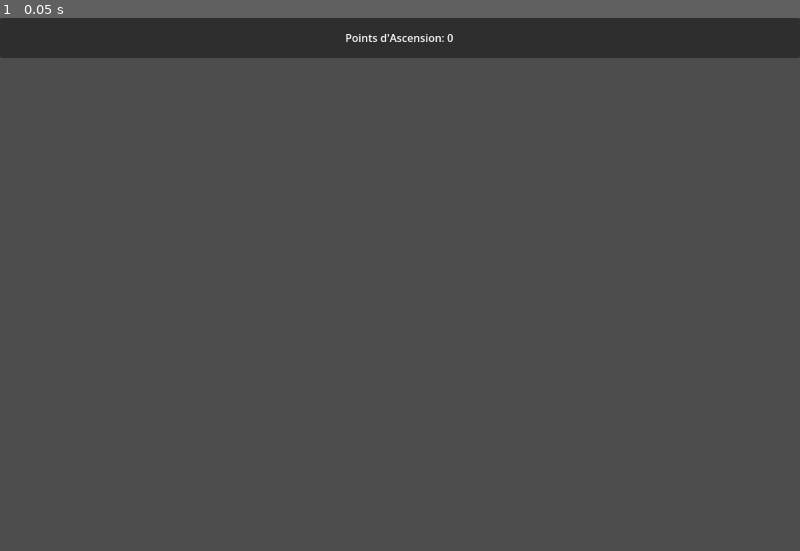
Above: before the commit, frame 1.
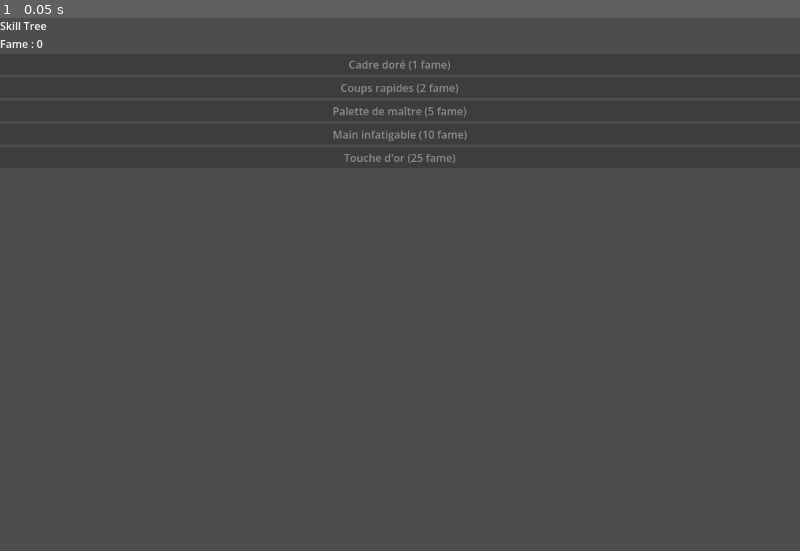
Above: after the commit, the same moment.

Repository: mitoufle/Artdle
Game: Godot game, scene res://views/SkillTreeView.tscn
The game is run twice, just before and just after one commit, with the same random seed, the same clock (stepped at 60 frames per second) and the same inputs. This scene is started directly instead of the project's main scene.
Inputs:
- Up to frame 1 (0.05 s): no input

The runs differ from the first frame. In frame 1, 7.1% of the frame differs, in the area x 0-100%, y 0-28%.

Commit message:
add SkillTreeView with node unlocks and fame display
Phase 4 Task 13. One Button per SkillTreeNodes entry. Owned nodes
show a ✓ and disable; unowned show cost and enable when fame
suffices. Rebuilds button list once, refreshes texts/states on
currency or node_unlocked signals.
node_id captured via local copy in pressed closure to avoid the
for-loop variable capture pitfall.
Rewrites legacy views/SkillTreeView.tscn (AscendancyPoints label
from the now-removed ascendency_point currency).

Diff:
--- /dev/null
+++ b/scripts/ui/views/SkillTreeView.gd
@@ -0,0 +1,43 @@
+extends BaseView
+
+@onready var fame_label: Label = $VBoxContainer/FameLabel
+@onready var nodes_list: VBoxContainer = $VBoxContainer/NodesList
+
+func _connect_view_signals() -> void:
+    GameState.currency.changed.connect(_on_currency_changed)
+    GameState.skill_tree.node_unlocked.connect(_on_node_unlocked)
+
+func _initialize_ui() -> void:
+    _rebuild()
+
+func _on_currency_changed(_kind: String, _value: float) -> void:
+    _refresh()
+
+func _on_node_unlocked(_id: String) -> void:
+    _refresh()
+
+func _rebuild() -> void:
+    for child in nodes_list.get_children():
+        child.queue_free()
+    for node_id in SkillTreeNodes.all_node_ids():
+        var btn: Button = Button.new()
+        btn.set_meta("node_id", node_id)
+        var id_copy: String = node_id
+        btn.pressed.connect(func(): GameState.skill_tree.unlock(id_copy))
+        nodes_list.add_child(btn)
+    _refresh()
+
+func _refresh() -> void:
+    fame_label.text = "Fame : %s" % Formatter.short(GameState.currency.get_amount("fame"))
+    for btn in nodes_list.get_children():
+        var id: String = btn.get_meta("node_id", "")
+        var node: Dictionary = SkillTreeNodes.get_node(id)
+        var cost: BigNumber = BigNumber.from_float(float(node.get("cost", 0.0)))
+        var owned: bool = GameState.skill_tree.unlocked_nodes.has(id)
+        var can_afford: bool = GameState.currency.get_amount("fame").gte(cost)
+        if owned:
+            btn.text = "✓ %s" % node["name"]
+            btn.disabled = true
+        else:
+            btn.text = "%s (%s fame)" % [node["name"], Formatter.short(cost)]
+            btn.disabled = not can_afford
--- a/views/SkillTreeView.tscn
+++ b/views/SkillTreeView.tscn
@@ -1,34 +1,31 @@
-[gd_scene load_steps=2 format=4 uid="uid://b8x7y9z2a1b3c"]
+[gd_scene load_steps=2 format=3 uid="uid://b8x7y9z2a1b3c"]
 
-[ext_resource type="Script" path="res://scripts/views/SkillTreeView.gd" id="1_skill_tree"]
+[ext_resource type="Script" path="res://scripts/ui/views/SkillTreeView.gd" id="1_skilltree"]
 
 [node name="SkillTreeView" type="Control"]
 layout_mode = 3
 anchors_preset = 15
 anchor_right = 1.0
 anchor_bottom = 1.0
-script = ExtResource("1_skill_tree")
+grow_horizontal = 2
+grow_vertical = 2
+script = ExtResource("1_skilltree")
 
-[node name="TopPanel" type="PanelContainer" parent="."]
-layout_mode = 1
-anchors_preset = 10
-anchor_right = 1.0
-offset_bottom = 60.0
-
-[node name="AscendancyPointsLabel" type="Label" parent="TopPanel"]
-layout_mode = 2
-text = "Points d'Ascension: 0"
-horizontal_alignment = 1
-vertical_alignment = 1
-
-[node name="ScrollContainer" type="ScrollContainer" parent="."]
+[node name="VBoxContainer" type="VBoxContainer" parent="."]
 layout_mode = 1
 anchors_preset = 15
 anchor_right = 1.0
 anchor_bottom = 1.0
-offset_top = 60.0
+grow_horizontal = 2
+grow_vertical = 2
 
-[node name="VBoxContainer" type="VBoxContainer" parent="ScrollContainer"]
+[node name="TitleLabel" type="Label" parent="VBoxContainer"]
 layout_mode = 2
-size_flags_horizontal = 3
-size_flags_vertical = 3
+text = "Skill Tree"
+
+[node name="FameLabel" type="Label" parent="VBoxContainer"]
+layout_mode = 2
+text = "Fame : 0"
+
+[node name="NodesList" type="VBoxContainer" parent="VBoxContainer"]
+layout_mode = 2
